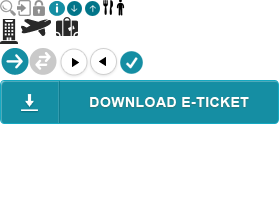
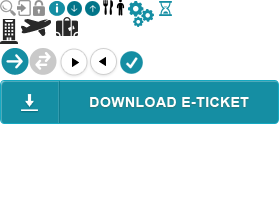
Comparing the layer stacks of the two 279 x 200 images. Changes:
added layer "Icon hourglass" above "Icon Gears" over (159, 1, 172, 16)
added layer "Icon Gears" above "ok-32" over (128, 1, 154, 27)
